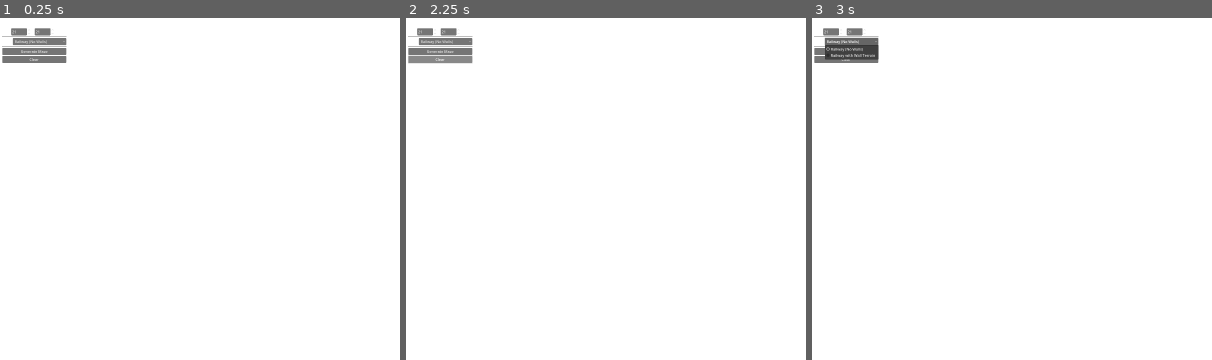
Above: before the commit, frames 1-3 (left to right).
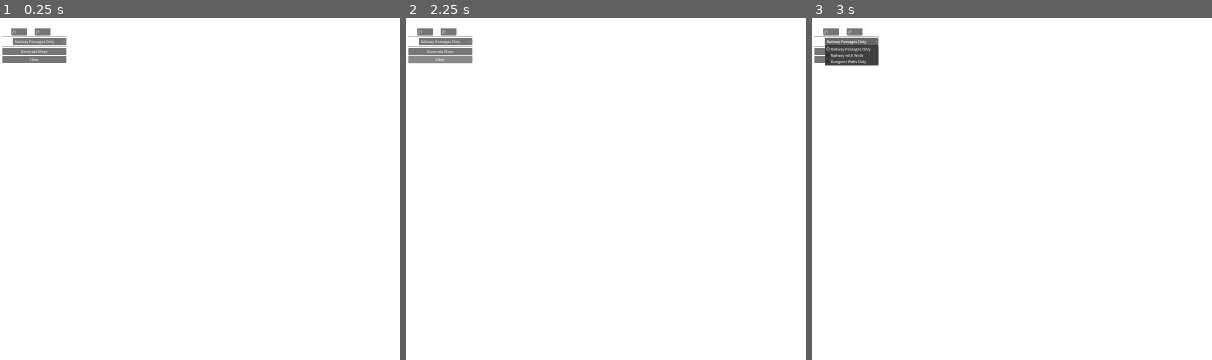
Above: after the commit, the same moments.

Repository: mtpabis/railway-mazes
Game: Godot game, scene res://levels/maze_generator.tscn
Same seed, same stepped clock (60 frames per second), same inputs: the game is played once before the commit and once after it. This scene is started directly instead of the project's main scene.
Inputs:
- Up to frame 1 (0.25 s): no input
- Up to frame 2 (2.25 s): click "Railway (No Walls)" (after the commit: "Railway Passages Only") at 0.5 s; click "Generate Maze" at 1.25 s; click "Clear" at 2 s
- Up to frame 3 (3 s): click "Railway (No Walls)" (after the commit: "Railway Passages Only") at 2.75 s
The pictures show only the part of the screen within x 0-50%, y 0-50%; the shares and areas given below are measured in that part.

The runs differ from the first frame. In frame 1, less than 0.1% of the frame differs, in the area x 7-14%, y 6-8%; in frame 2, less than 0.1%; in frame 3, 0.3%, in the area x 3-17%, y 6-15%.

Commit message:
Add flexible empty tile system supporting both maze paradigms
Architecture Enhancements:
- Added has_passages flag to MazeStyle for passage visibility control
- Support for all combinations: passages-only, walls-only, both, or neither
- Enhanced MazeStyle with maze type detection and validation
- Intelligent arrow placement based on visible elements

Three Default Styles:
1. Railway Passages Only - passages define maze (walls empty)
2. Railway with Walls - both passages and walls visible
3. Dungeon Walls Only - walls define maze (passages empty)

Key Features:
- Flexible tile placement: either element can be empty/invisible
- Classic dungeon mazes: walls define pathways, passages are empty space
- Modern railway mazes: passages define tracks, walls are empty/optional
- Mixed approaches: both elements visible for complex layouts
- Smart validation: prevents completely empty mazes

UI Improvements:
- Style dropdown shows maze type description
- Status display indicates what defines the maze structure
- Error handling for invalid style configurations

This supports both traditional maze-making paradigms while maintaining
the flexible dual-layer terrain system architecture.

🤖 Generated with [Claude Code](https://claude.ai/code)

Co-Authored-By: Claude <noreply@anthropic.com>

Diff:
--- a/levels/MazeGenerator.gd
+++ b/levels/MazeGenerator.gd
@@ -46,40 +46,56 @@
 		update_tileset()
 
 func create_default_railway_style():
-	"""Create default railway styles for backward compatibility"""
-	# Railway without walls (original behavior)
-	var railway_no_walls = MazeStyle.new()
-	railway_no_walls.style_name = "Railway (No Walls)"
-	railway_no_walls.tileset = preload("res://levels/tileset.tres")
-	railway_no_walls.passage_source_id = 1
-	railway_no_walls.passage_terrain_set = 0
-	railway_no_walls.passage_terrain_id = 0
-	railway_no_walls.has_walls = false
-	railway_no_walls.arrow_source_id = 0
-	railway_no_walls.description = "Classic railway tracks with empty space"
-	available_styles.append(railway_no_walls)
-
-	# Railway with walls (if wall terrain exists)
-	var railway_with_walls = MazeStyle.new()
-	railway_with_walls.style_name = "Railway with Wall Terrain"
-	railway_with_walls.tileset = preload("res://levels/tileset.tres")
-	railway_with_walls.passage_source_id = 1
-	railway_with_walls.passage_terrain_set = 0
-	railway_with_walls.passage_terrain_id = 0
-	railway_with_walls.has_walls = true
-	railway_with_walls.wall_source_id = 1
-	railway_with_walls.wall_terrain_set = 1  # Assuming terrain set 1 exists for walls
-	railway_with_walls.wall_terrain_id = 0
-	railway_with_walls.arrow_source_id = 0
-	railway_with_walls.description = "Railway tracks with auto-connecting wall terrain"
-	available_styles.append(railway_with_walls)
+	"""Create default maze styles showcasing different approaches"""
+
+	# 1. Railway passages only (original behavior)
+	var railway_passages = MazeStyle.new()
+	railway_passages.style_name = "Railway Passages Only"
+	railway_passages.tileset = preload("res://levels/tileset.tres")
+	railway_passages.has_passages = true
+	railway_passages.passage_source_id = 1
+	railway_passages.passage_terrain_set = 0
+	railway_passages.passage_terrain_id = 0
+	railway_passages.has_walls = false
+	railway_passages.arrow_source_id = 0
+	railway_passages.description = "Passages define maze (walls empty)"
+	available_styles.append(railway_passages)
+
+	# 2. Railway with walls (both visible)
+	var railway_both = MazeStyle.new()
+	railway_both.style_name = "Railway with Walls"
+	railway_both.tileset = preload("res://levels/tileset.tres")
+	railway_both.has_passages = true
+	railway_both.passage_source_id = 1
+	railway_both.passage_terrain_set = 0
+	railway_both.passage_terrain_id = 0
+	railway_both.has_walls = true
+	railway_both.wall_source_id = 2  # Using wall source from tileset
+	railway_both.wall_terrain_set = 1  # Assuming terrain set 1 for walls
+	railway_both.wall_terrain_id = 0
+	railway_both.arrow_source_id = 0
+	railway_both.description = "Both passages and walls visible"
+	available_styles.append(railway_both)
+
+	# 3. Dungeon walls only (classic maze style)
+	var dungeon_walls = MazeStyle.new()
+	dungeon_walls.style_name = "Dungeon Walls Only"
+	dungeon_walls.tileset = preload("res://levels/tileset.tres")
+	dungeon_walls.has_passages = false
+	dungeon_walls.has_walls = true
+	dungeon_walls.wall_source_id = 2  # Wall texture
+	dungeon_walls.wall_terrain_set = 1
+	dungeon_walls.wall_terrain_id = 0
+	dungeon_walls.arrow_source_id = 0
+	dungeon_walls.description = "Walls define maze (passages empty)"
+	available_styles.append(dungeon_walls)
 
 func _on_style_changed(index: int):
 	"""Handle style dropdown selection"""
 	if index >= 0 and index < available_styles.size():
 		current_style = available_styles[index]
 		update_tileset()
-		info_label.text = "Status: Style changed to '%s'" % current_style.get_style_display_name()
+		info_label.text = "Status: '%s' - %s" % [current_style.get_style_display_name(), current_style.get_maze_type()]
 
 func update_tileset():
 	"""Update tilemaps with current style's tileset"""
@@ -164,14 +180,19 @@
 		info_label.text = "Status: Error - No style selected"
 		return
 
+	if not current_style.is_valid():
+		info_label.text = "Status: Error - Style has no visible elements"
+		return
+
 	# Clear existing tiles
 	passage_tilemap_layer.clear()
 	wall_tilemap_layer.clear()
 
-	# Place passages first (bottom layer)
-	place_passages()
-
-	# Place walls on top (if style has walls)
+	# Place passages (if style has passages)
+	if current_style.has_passages:
+		place_passages()
+
+	# Place walls (if style has walls)
 	if current_style.has_walls:
 		place_walls()
 
@@ -245,9 +266,15 @@
 		if end_pos != Vector2i.ZERO:
 			break
 
-	# Place arrow tiles on top of passages using current style
+	# Choose which layer to place arrows on based on style
+	var arrow_layer = passage_tilemap_layer
+	if not current_style.has_passages and current_style.has_walls:
+		# For wall-only mazes, place arrows on passage layer (empty space)
+		arrow_layer = passage_tilemap_layer
+
+	# Place arrow tiles using current style
 	if start_pos != Vector2i.ZERO:
-		passage_tilemap_layer.set_cell(start_pos, current_style.arrow_source_id, current_style.start_arrow_atlas_coords, 0)
+		arrow_layer.set_cell(start_pos, current_style.arrow_source_id, current_style.start_arrow_atlas_coords, 0)
 
 	if end_pos != Vector2i.ZERO and end_pos != start_pos:
-		passage_tilemap_layer.set_cell(end_pos, current_style.arrow_source_id, current_style.end_arrow_atlas_coords, 0)
+		arrow_layer.set_cell(end_pos, current_style.arrow_source_id, current_style.end_arrow_atlas_coords, 0)
--- a/levels/MazeStyle.gd
+++ b/levels/MazeStyle.gd
@@ -6,6 +6,7 @@
 
 # Passage (track/path) configuration
 @export_group("Passages")
+@export var has_passages: bool = true
 @export var passage_source_id: int = 1
 @export var passage_terrain_set: int = 0
 @export var passage_terrain_id: int = 0
@@ -33,3 +34,18 @@
 
 func get_style_display_name() -> String:
 	return style_name if style_name != "" else "Unnamed Style"
+
+func get_maze_type() -> String:
+	"""Return a description of what defines the maze"""
+	if has_passages and has_walls:
+		return "Both passages and walls"
+	elif has_passages and not has_walls:
+		return "Passages define maze (walls empty)"
+	elif not has_passages and has_walls:
+		return "Walls define maze (passages empty)"
+	else:
+		return "Empty maze (neither passages nor walls)"
+
+func is_valid() -> bool:
+	"""Check if the style has at least one visible element"""
+	return has_passages or has_walls
--- a/levels/level001.tscn
+++ b/levels/level001.tscn
@@ -1,7 +1,9 @@
-[gd_scene load_steps=6 format=4 uid="uid://ckpurvlebof57"]
+[gd_scene load_steps=10 format=4 uid="uid://ckpurvlebof57"]
 
-[ext_resource type="Texture2D" uid="uid://bhdp2q36s4kde" path="res://arrows.png" id="1_d8o5c"]
-[ext_resource type="Texture2D" uid="uid://djp1kco41tu20" path="res://cropped.png" id="2_maiuk"]
+[ext_resource type="Texture2D" uid="uid://bhdp2q36s4kde" path="res://tile_sources/arrows.png" id="1_d8o5c"]
+[ext_resource type="Texture2D" uid="uid://djp1kco41tu20" path="res://tile_sources/cropped.png" id="2_maiuk"]
+[ext_resource type="Texture2D" uid="uid://ybug3uo28en4" path="res://tile_sources/wall.png" id="3_2sh53"]
+[ext_resource type="Texture2D" uid="uid://chyl4tsyxawv3" path="res://tile_sources/floor01.png" id="4_ybww7"]
 
 [sub_resource type="TileSetAtlasSource" id="TileSetAtlasSource_5o2xg"]
 texture = ExtResource("1_d8o5c")
@@ -93,6 +95,16 @@
 5:3/0/terrain = 0
 5:3/0/terrains_peering_bit/bottom_side = 0
 
+[sub_resource type="TileSetAtlasSource" id="TileSetAtlasSource_ais85"]
+texture = ExtResource("3_2sh53")
+texture_region_size = Vector2i(64, 64)
+0:0/0 = 0
+
+[sub_resource type="TileSetAtlasSource" id="TileSetAtlasSource_m7148"]
+texture = ExtResource("4_ybww7")
+texture_region_size = Vector2i(64, 64)
+0:0/0 = 0
+
 [sub_resource type="TileSet" id="TileSet_5o2xg"]
 tile_size = Vector2i(128, 128)
 terrain_set_0/mode = 2
@@ -100,6 +112,8 @@
 terrain_set_0/terrain_0/color = Color(0.5, 0.34375, 0.25, 1)
 sources/1 = SubResource("TileSetAtlasSource_t78df")
 sources/0 = SubResource("TileSetAtlasSource_5o2xg")
+sources/2 = SubResource("TileSetAtlasSource_ais85")
+sources/3 = SubResource("TileSetAtlasSource_m7148")
 
 [node name="Node2D" type="Node2D"]
 
--- a/levels/styles/railway_with_walls.tres
+++ b/levels/styles/railway_with_walls.tres
@@ -1,9 +1,11 @@
-[gd_resource type="MazeStyle" load_steps=2 format=3 uid="uid://bvsv4l2n7g6lh"]
+[gd_resource type="MazeStyle" script_class="MazeStyle" load_steps=3 format=3 uid="uid://bvsv4l2n7g6lh"]
 
 [ext_resource type="TileSet" uid="uid://cfr3g543ytxy1" path="res://levels/tileset.tres" id="1_railway_tileset"]
-[ext_resource type="Script" uid="uid://cv5mtwh5qjlbm" path="res://levels/MazeStyle.gd" id="2_maze_style_script"]
+[ext_resource type="Script" uid="uid://b3hsjehptw4gj" path="res://levels/MazeStyle.gd" id="2_maze_style_script"]
 
 [resource]
+resource_local_to_scene = false
+resource_name = ""
 script = ExtResource("2_maze_style_script")
 style_name = "Railway with Stone Walls"
 tileset = ExtResource("1_railway_tileset")
@@ -12,6 +14,8 @@
 passage_terrain_id = 0
 has_walls = true
 wall_source_id = 1
+wall_terrain_set = 1
+wall_terrain_id = 0
 wall_atlas_coords = Vector2i(6, 2)
 wall_alternative_tile = 0
 arrow_source_id = 0
--- a/levels/tileset.tres
+++ b/levels/tileset.tres
@@ -1,7 +1,8 @@
-[gd_resource type="TileSet" load_steps=5 format=3 uid="uid://cfr3g543ytxy1"]
+[gd_resource type="TileSet" load_steps=7 format=3 uid="uid://cfr3g543ytxy1"]
 
-[ext_resource type="Texture2D" uid="uid://bhdp2q36s4kde" path="res://arrows.png" id="1_t8ifc"]
-[ext_resource type="Texture2D" uid="uid://djp1kco41tu20" path="res://cropped.png" id="2_0tc62"]
+[ext_resource type="Texture2D" uid="uid://bhdp2q36s4kde" path="res://tile_sources/arrows.png" id="1_t8ifc"]
+[ext_resource type="Texture2D" uid="uid://djp1kco41tu20" path="res://tile_sources/cropped.png" id="2_0tc62"]
+[ext_resource type="Texture2D" uid="uid://ybug3uo28en4" path="res://tile_sources/wall.png" id="3_u0v45"]
 
 [sub_resource type="TileSetAtlasSource" id="TileSetAtlasSource_5o2xg"]
 texture = ExtResource("1_t8ifc")
@@ -96,6 +97,11 @@
 6:2/0 = 0
 6:3/0 = 0
 
+[sub_resource type="TileSetAtlasSource" id="TileSetAtlasSource_nps8k"]
+texture = ExtResource("3_u0v45")
+texture_region_size = Vector2i(64, 64)
+0:0/0 = 0
+
 [resource]
 tile_size = Vector2i(128, 128)
 terrain_set_0/mode = 2
@@ -103,3 +109,4 @@
 terrain_set_0/terrain_0/color = Color(0.5, 0.34375, 0.25, 1)
 sources/1 = SubResource("TileSetAtlasSource_t78df")
 sources/0 = SubResource("TileSetAtlasSource_5o2xg")
+sources/2 = SubResource("TileSetAtlasSource_nps8k")
Renamed: arrows.png -> tile_sources/arrows.png
Not shown, added: tile_sources/arrows.png.import
Renamed: cropped.png -> tile_sources/cropped.png
Not shown, changed: tile_sources/cropped.png.import
Binary file added: tile_sources/floor01.png
Not shown, added: tile_sources/floor01.png.import
Binary file added: tile_sources/wall.png
Not shown, changed: tile_sources/wall.png.import
